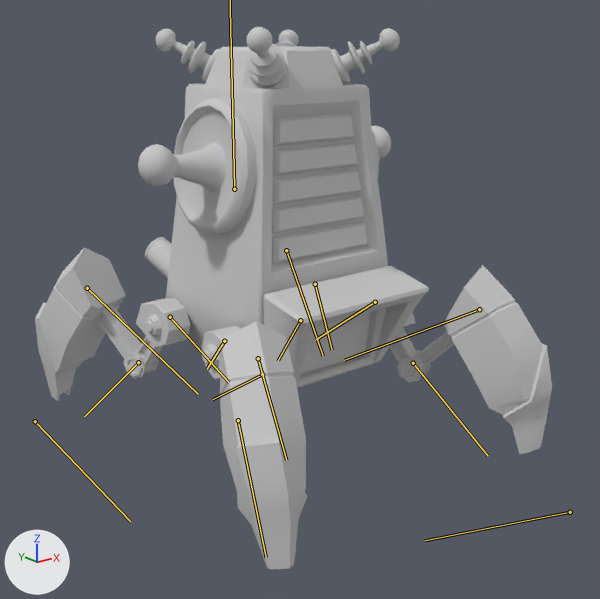
What one commit did to the FBX model resource/ani/캐릭터/MS04_EMP/MS04_Idle_001.FBX.
One viewpoint serves both versions: a camera (50 mm lens) standing at (-1.61, -2.12, 1.28) and looking at (0.02, -0.09, 0.46). The lights are fixed; the arrows at lower left show +X, +Y and +Z. The bones that bend it are drawn over the model as lines.

In view in the first picture: 'EMP_model_light_Emission', 'EMP_modeling'.
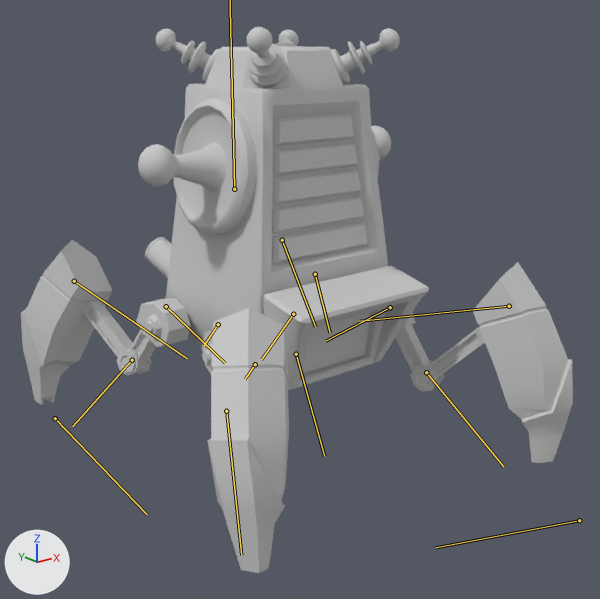
The newer file adds an action. The first version stands in its rest pose; the second is drawn at frame 1 of the action 'EMP_Machine5_Idle'.

Changed parts and their boxes (x1, y1, x2, y2) in the pictures (600 x 599 px):
'EMP_modeling', posed (7% wider): before (35, 27, 552, 569); after (21, 27, 573, 573)
'EMP_Penal', unchanged, uncovered by the edit: after (301, 312, 371, 374)
bone 'EMP_Leg01', root to tip: before (375, 302) to (316, 339); after (390, 307) to (325, 341)
bone 'Bone003', root to tip: before (413, 363) to (488, 456); after (426, 372) to (503, 466)
bone 'Bone004', root to tip: before (479, 309) to (344, 360); after (509, 306) to (359, 321)
bone 'EMP_Leg02', root to tip: before (224, 341) to (207, 369); after (218, 324) to (204, 345)
bone 'Bone007', root to tip: before (238, 420) to (266, 557); after (226, 411) to (241, 555)
bone 'Bone008', root to tip: before (262, 374) to (212, 399); after (255, 364) to (245, 379)
bone 'EMP_Leg04', root to tip: before (170, 317) to (228, 382); after (166, 306) to (225, 363)
bone 'Bone015', root to tip: before (138, 362) to (84, 416); after (132, 360) to (72, 426)
bone 'Bone017', root to tip: before (87, 288) to (198, 394); after (74, 281) to (187, 358)
bone 'EMP_Leg03', root to tip: before (315, 284) to (332, 350); after (315, 274) to (330, 333)
bone 'Bone012', root to tip: before (286, 250) to (323, 356); after (282, 240) to (315, 327)

What changed in the scene script:
```text
Change bone_emp_leg01:
    where bone_emp_leg01 = bpy.data.objects['EMP_ALL_Body'].pose.bones['EMP_Leg01']  # child of 'EMP_Body'
    bone_emp_leg01.location: (0.0, 0.0, 0.0) -> (2.8, -5.7, -2.4)
    bone_emp_leg01.rotation_quaternion: (1.0, 0.0, 0.0, 0.0) -> (0.999, -0.036, 0.018, 0.028)  # degrees (0, 0, 0) -> degrees (-4, 2, 3)
Change bone_bone003:
    where bone_bone003 = bpy.data.objects['EMP_ALL_Body'].pose.bones['Bone003']  # child of 'EMP_Leg01'
    bone_bone003.rotation_quaternion: (1.0, 0.0, 0.0, 0.0) -> (1.0, 0.0, 0.0, -0.027)  # degrees (0, 0, 0) -> degrees (0, 0, -3)
Change bone_bone004:
    where bone_bone004 = bpy.data.objects['EMP_ALL_Body'].pose.bones['Bone004']  # child of 'Bone003'
    bone_bone004.location: (0.0, 0.0, 0.0) -> (-1.2, -4.1, 0.0)
    bone_bone004.rotation_quaternion: (1.0, 0.0, 0.0, 0.0) -> (0.996, -0.001, 0.001, 0.088)  # degrees (0, 0, 0) -> degrees (0, 0, 10)
Change bone_emp_leg02:
    where bone_emp_leg02 = bpy.data.objects['EMP_ALL_Body'].pose.bones['EMP_Leg02']  # child of 'EMP_Body'
    bone_emp_leg02.location: (0.0, 0.0, 0.0) -> (2.8, -5.8, -2.1)
    bone_emp_leg02.rotation_quaternion: (1.0, 0.0, 0.0, 0.0) -> (0.999, -0.035, 0.025, 0.027)  # degrees (0, 0, 0) -> degrees (-4, 3, 3)
Change bone_bone007:
    where bone_bone007 = bpy.data.objects['EMP_ALL_Body'].pose.bones['Bone007']  # child of 'EMP_Leg02'
    bone_bone007.rotation_quaternion: (1.0, 0.0, 0.0, 0.0) -> (1.0, 0.0, 0.0, -0.028)  # degrees (0, 0, 0) -> degrees (0, 0, -3)
Change bone_bone008:
    where bone_bone008 = bpy.data.objects['EMP_ALL_Body'].pose.bones['Bone008']  # child of 'Bone007'
    bone_bone008.location: (0.0, 0.0, 0.0) -> (-1.2, -4.1, 0.0)
    bone_bone008.rotation_quaternion: (1.0, 0.0, 0.0, 0.0) -> (0.996, -0.001, 0.001, 0.092)  # degrees (0, 0, 0) -> degrees (0, 0, 11)
Change bone_emp_leg04:
    where bone_emp_leg04 = bpy.data.objects['EMP_ALL_Body'].pose.bones['EMP_Leg04']  # child of 'EMP_Body'
    bone_emp_leg04.location: (0.0, 0.0, 0.0) -> (-0.8, -2.4, -0.5)
    bone_emp_leg04.rotation_quaternion: (1.0, 0.0, 0.0, 0.0) -> (0.995, 0.016, -0.09, 0.041)  # degrees (0, 0, 0) -> degrees (1, -10, 5)
Change bone_bone015:
    where bone_bone015 = bpy.data.objects['EMP_ALL_Body'].pose.bones['Bone015']  # child of 'EMP_Leg04'
    bone_bone015.rotation_quaternion: (1.0, 0.0, 0.0, 0.0) -> (1.0, 0.0, 0.0, -0.008)  # degrees (0, 0, 0) -> degrees (0, 0, -1)
Change bone_bone017:
    where bone_bone017 = bpy.data.objects['EMP_ALL_Body'].pose.bones['Bone017']  # child of 'Bone015'
    bone_bone017.location: (0.0, 0.0, 0.0) -> (-1.1, -3.8, 0.0)
    bone_bone017.rotation_quaternion: (1.0, 0.0, 0.0, 0.0) -> (1.0, 0.0, 0.0, 0.026)  # degrees (0, 0, 0) -> degrees (0, 0, 3)
Change bone_emp_leg03:
    where bone_emp_leg03 = bpy.data.objects['EMP_ALL_Body'].pose.bones['EMP_Leg03']  # child of 'EMP_Body'
    bone_emp_leg03.location: (0.0, 0.0, 0.0) -> (-0.8, -2.4, -0.7)
    bone_emp_leg03.rotation_quaternion: (1.0, 0.0, 0.0, 0.0) -> (0.993, 0.019, -0.106, 0.04)  # degrees (0, 0, 0) -> degrees (2, -12, 4)
Change bone_bone012:
    where bone_bone012 = bpy.data.objects['EMP_ALL_Body'].pose.bones['Bone012']  # child of 'Bone011'
    bone_bone012.location: (0.0, 0.0, 0.0) -> (-1.1, -3.8, 0.0)
    bone_bone012.rotation_quaternion: (1.0, 0.0, 0.0, 0.0) -> (1.0, 0.0, 0.0, 0.011)  # degrees (0, 0, 0) -> degrees (0, 0, 1)
```
